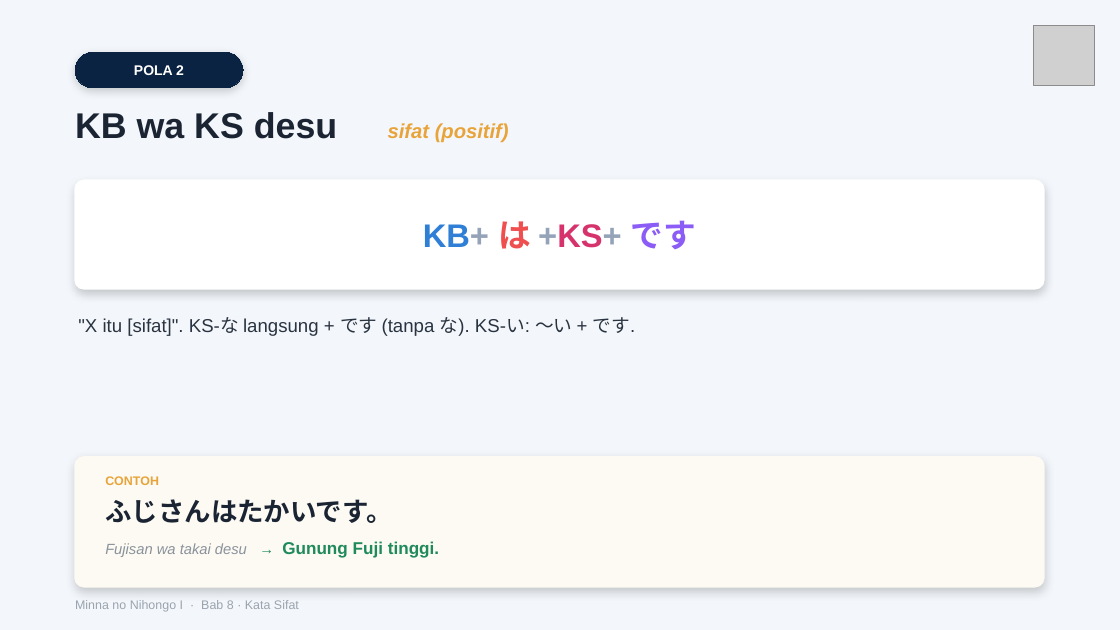
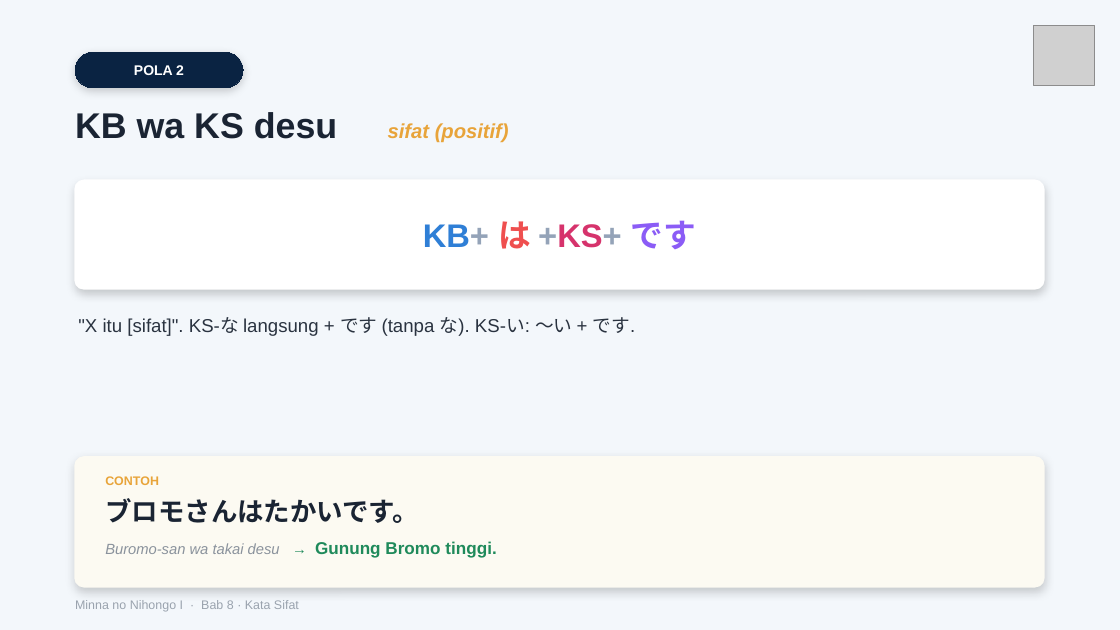
Before and after one commit to jbridgecenter-source/materi, a slide deck: slide 3 of Modul Minna 1/Bab 8/33. Minna 1 Tata Bahasa Bab 8 - Slide.pptx. Drawn at 1120x630 pixels with LibreOffice and Linux fonts; fonts in the diff are those of the drawing; grey boxes stand for pictures. Boxes give left, top, right and bottom in pixels: in the first picture for what was removed or moved away, otherwise in the second. Text is boxed around its words. In the diff, an @@ line names an element or a change of style, - is before the commit and + after.

```diff
--- a/Modul Minna 1/Bab 8/33. Minna 1 Tata Bahasa Bab 8 - Slide.pptx
+++ b/Modul Minna 1/Bab 8/33. Minna 1 Tata Bahasa Bab 8 - Slide.pptx
@@ text at (105,498,419,523): text changed @@
-ふじさんはたかいです。
+ブロモさんはたかいです。
@@ text at (105,541,496,558): text changed @@
-Fujisan wa takai desu → Gunung Fuji tinggi.
+Buromo-san wa takai desu → Gunung Bromo tinggi.
```
Also in this commit, not shown: 2 other slides changed, 52 other files.
